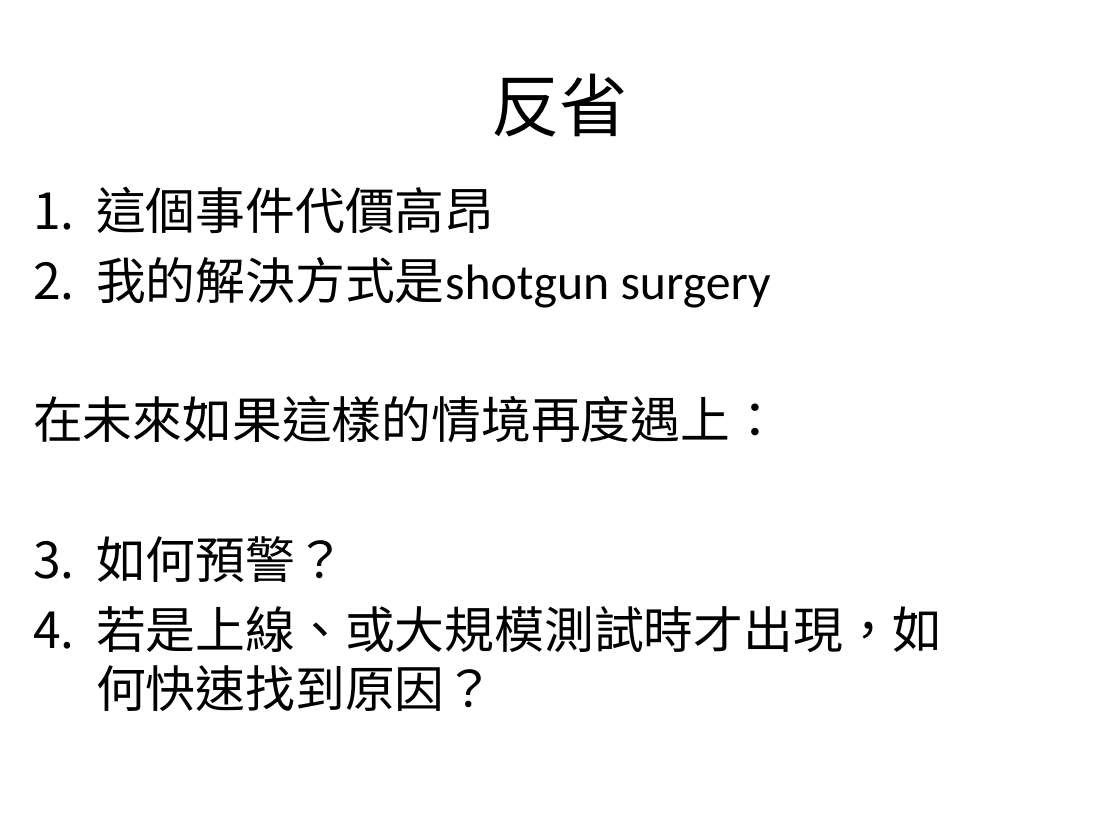
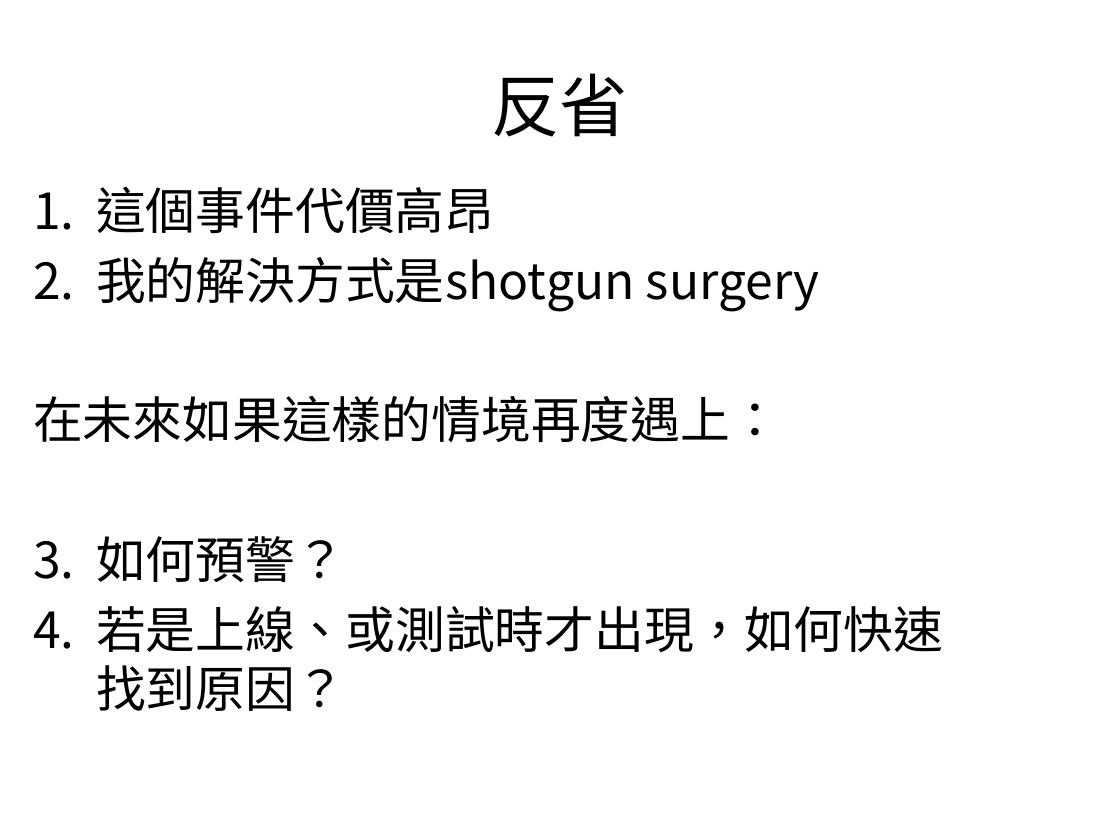
Before and after one commit to zanyking/java_two, a slide deck: slide 23 of 2013/Active Application Monitoring.pptx (slide 22 before the commit). Drawn at 1120x840 pixels with LibreOffice and Linux fonts; fonts in the diff are those of the drawing; background and template pictures are left out. Boxes give left, top, right and bottom in pixels: in the first picture for what was removed or moved away, otherwise in the second. Text is boxed around its words. In the diff, an @@ line names an element or a change of style, - is before the commit and + after.

```diff
--- a/2013/Active Application Monitoring.pptx
+++ b/2013/Active Application Monitoring.pptx
@@ text at <box>33,186,820,582</box>: font Calibri to Noto Sans CJK SC in "這個事件代價高昂", "我的解決方式是shotgun surgery", "在未來如果這樣的情境再度遇上：", "如何預警？" @@
@@ text at <box>96,606,943,711</box>: text changed; font Calibri to Noto Sans CJK SC @@
-2. 若是上線、或大規模測試時才出現，如何快速找到原因？
+2. 若是上線、或測試時才出現，如何快速找到原因？
```
Also in this commit, not shown: 23 other slides changed, 11 slides added, 10 other files.
